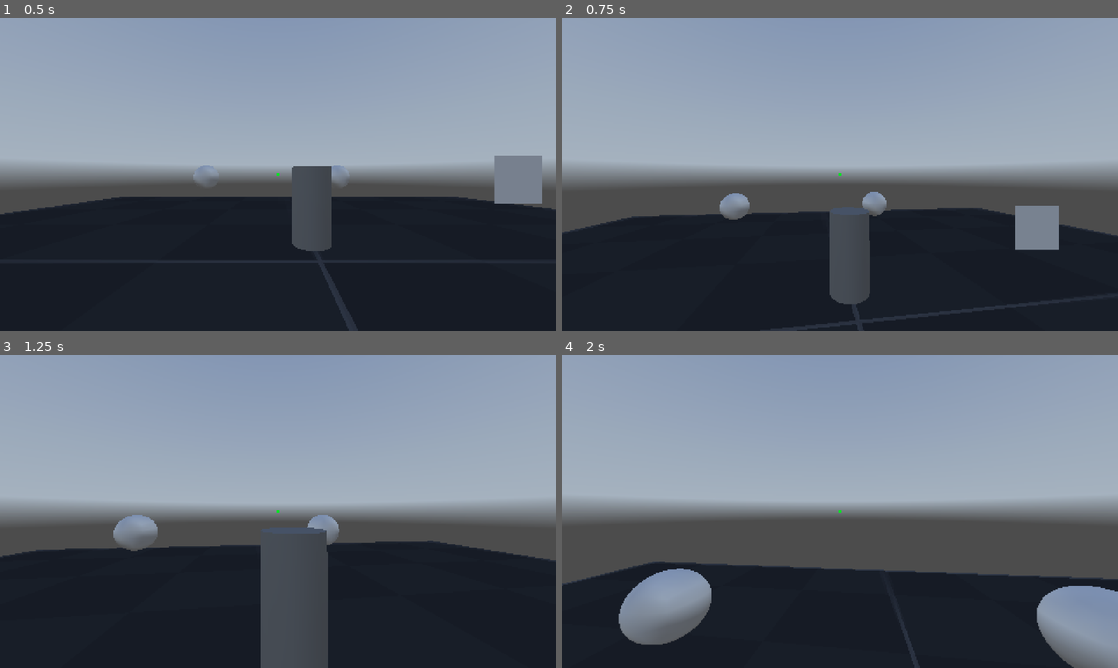
Above: before the commit, frames 1-4 (two rows, left to right).
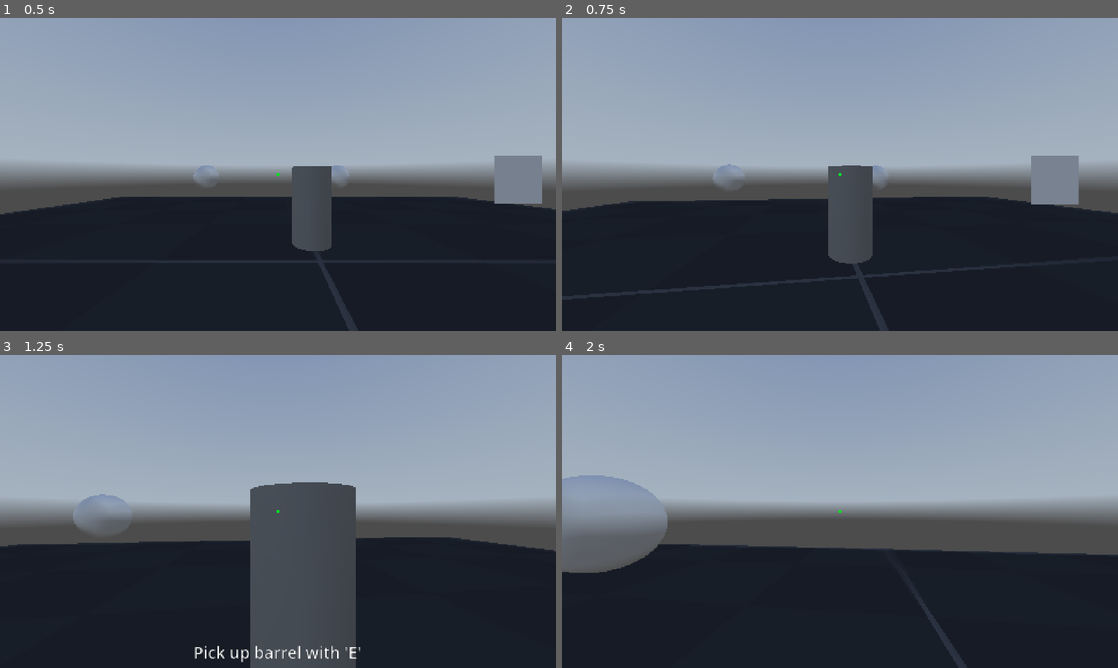
Above: after the commit, the same moments.

Repository: CarpetBakery/ThreeEnds
Game: Godot game, scene res://maps/test/mpInteractTest.tscn
Two runs of this game, one before a commit and one after it. Both use one fixed random seed, a clock stepped at 60 frames per second and the inputs below. A sky picture missing from this copy of the repository is replaced by a grey-blue gradient.
Inputs (mouse positions are in pixels of both pictures, inside the frame that each line leads up to):
- Up to frame 1 (0.5 s): no input
- Up to frame 2 (0.75 s): tap Enter (ui_accept) at 0.5, 0.6 s; move the mouse to (867, 174) at 0.52 s; hold W (forward) from 0.53 s (still down); click (867, 174) at 0.67 s
- Up to frame 3 (1.25 s): keep holding W (forward); tap Space (jump) at 0.77 s
- Up to frame 4 (2 s): keep holding W (forward); move the mouse to (812, 511) at 1.27 s; tap Ctrl (crouch) at 1.35 s; tap Space (jump) at 1.52 s; tap Enter (ui_accept) at 1.55 s

Frame 1 is identical in both runs. In frame 2, 8.8% of the frame differs, in the area x 0-100%, y 44-100%; in frame 3, 7.9%; in frame 4, 16%, in the area x 0-100%, y 38-100%.

Commit message:
added canJump player control flag

Diff:
--- a/maps/test/mpInteractTest.tscn
+++ b/maps/test/mpInteractTest.tscn
@@ -103,6 +103,7 @@
 
 [node name="player" parent="." instance=ExtResource("3_gutj5")]
 transform = Transform3D(1, 0, 0, 0, 1, 0, 0, 0, 1, -0.873555, 0, 3.86476)
+canJump = false
 
 [node name="Barrel" type="RigidBody3D" parent="."]
 transform = Transform3D(1, 0, 0, 0, 1, 0, 0, 0, 1, 0, 0.6, -1)
--- a/scripts/PlayerFps.gd
+++ b/scripts/PlayerFps.gd
@@ -3,10 +3,11 @@
 # Player options
 # TODO: these do nothing
 @export_group("Control flags")
+@export var canJump: bool = true
 @export var canSprint: bool = true
 @export var canCrouch: bool = true
-@export var canSlide: bool = true
-@export var canFreelook: bool = true
+@export var canSlide: bool = false
+@export var canFreelook: bool = false
 
 # Speed vars
 var currentSpd: float = 5.0
@@ -275,7 +276,7 @@
 		velocity.y -= gravity * delta
 
 	# Handle jump
-	if Input.is_action_just_pressed("ui_accept") and is_on_floor():
+	if canJump and Input.is_action_just_pressed("ui_accept") and is_on_floor():
 		velocity.y = jumpVelocity
 		sliding = false
 
